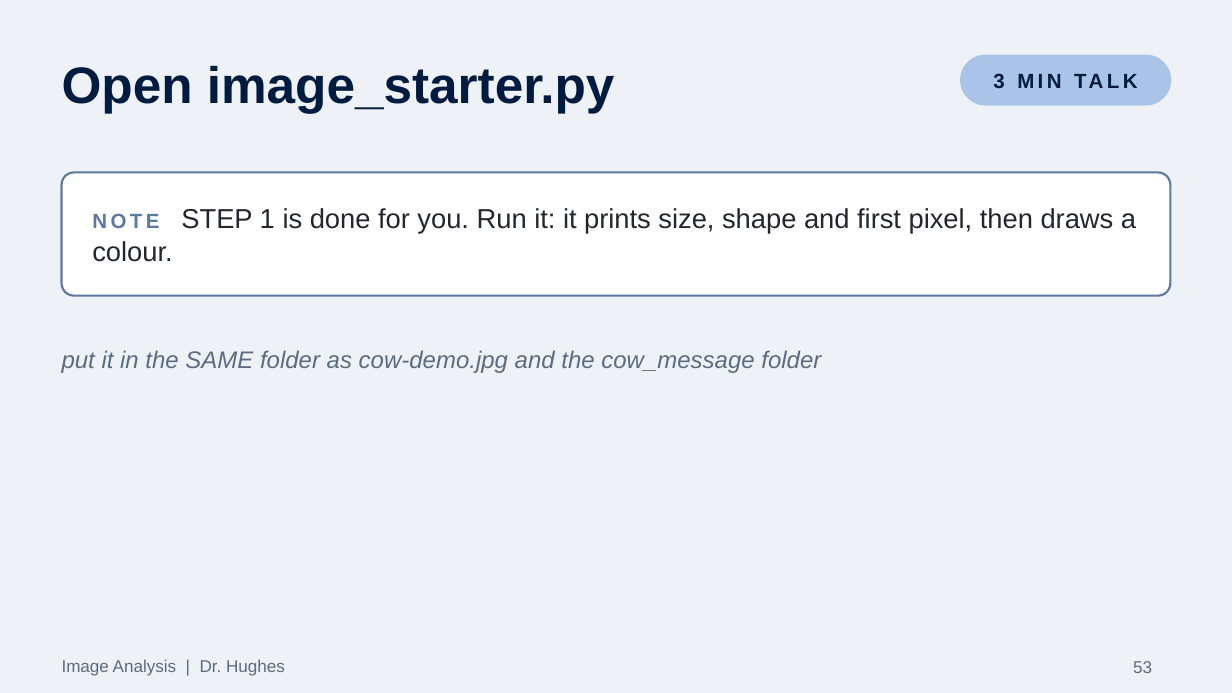
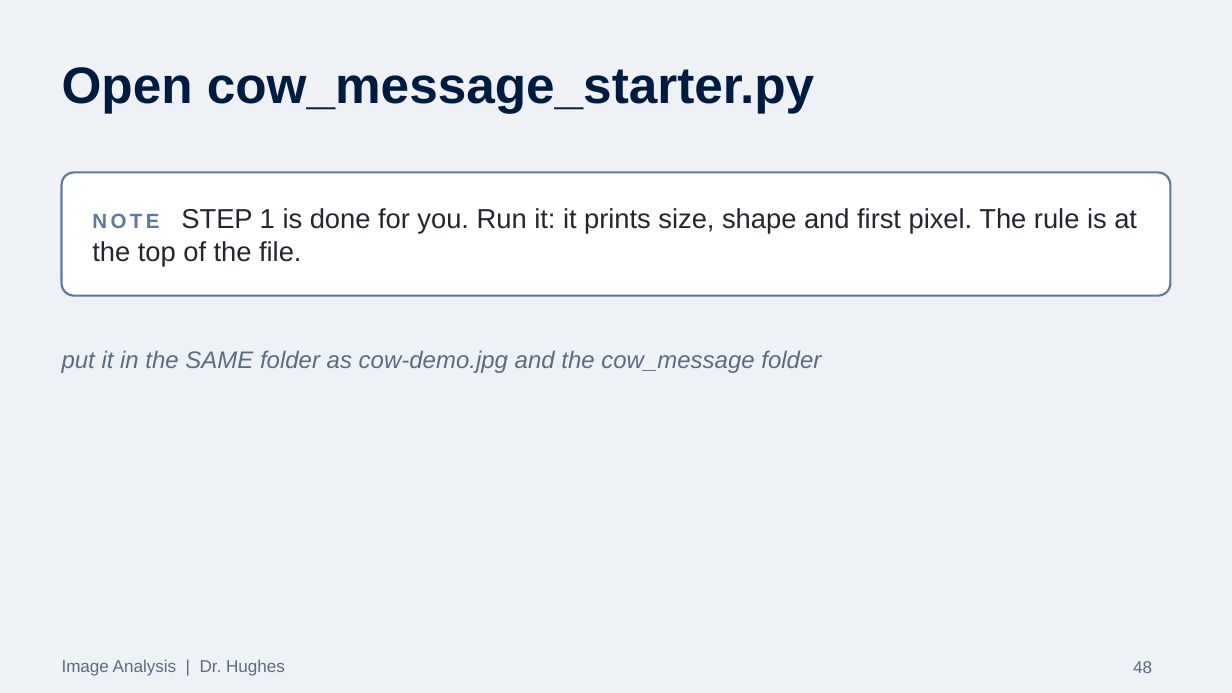
Before and after one commit to Dr-Hughes/Dr-Hughes.github.io, a slide deck: slide 48 of static/teaching/a-level-y12-13-image-analysis-image-analysis-challenge/image-analysis-problem.pptx (slide 53 before the commit). Drawn at 1232x693 pixels with LibreOffice and Linux fonts; fonts in the diff are those of the drawing. Boxes give left, top, right and bottom in pixels: in the first picture for what was removed or moved away, otherwise in the second. Text is boxed around its words. In the diff, an @@ line names an element or a change of style, - is before the commit and + after.

Commit message:
Refresh Cryptography and Image Analysis downloads: solution slides, chunked image analysis deck, cow_message_starter.py, booklets with answers, student zips

```diff
--- a/static/teaching/a-level-y12-13-image-analysis-image-analysis-challenge/image-analysis-problem.pptx
+++ b/static/teaching/a-level-y12-13-image-analysis-image-analysis-challenge/image-analysis-problem.pptx
@@ rounded rectangle removed at (961, 55, 1170, 105) @@
@@ title at (62, 67, 814, 113): text changed @@
-Open image_starter.py
+Open cow_message_starter.py
@@ text removed at (993, 73, 1004, 88) @@
-3 MIN TALK
@@ text at (92, 208, 1137, 267): text changed @@
-NOTE STEP 1 is done for you. Run it: it prints size, shape and first pixel, then draws a colour.
+NOTE STEP 1 is done for you. Run it: it prints size, shape and first pixel. The rule is at the top of the file.
@@ page number at (1133, 661, 1152, 673): text changed @@
-53
+48
```
Also in this commit, not shown: 24 other slides changed, 6 slides added, 8 slides removed, 11 other files.
